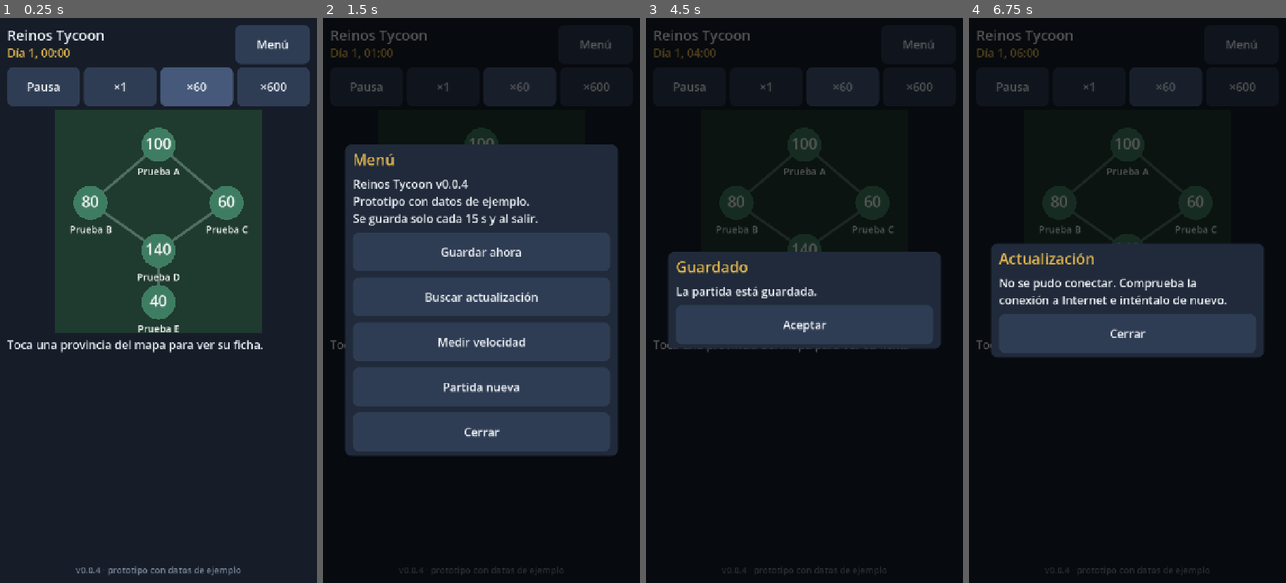
Above: before the commit, frames 1-4 (left to right).
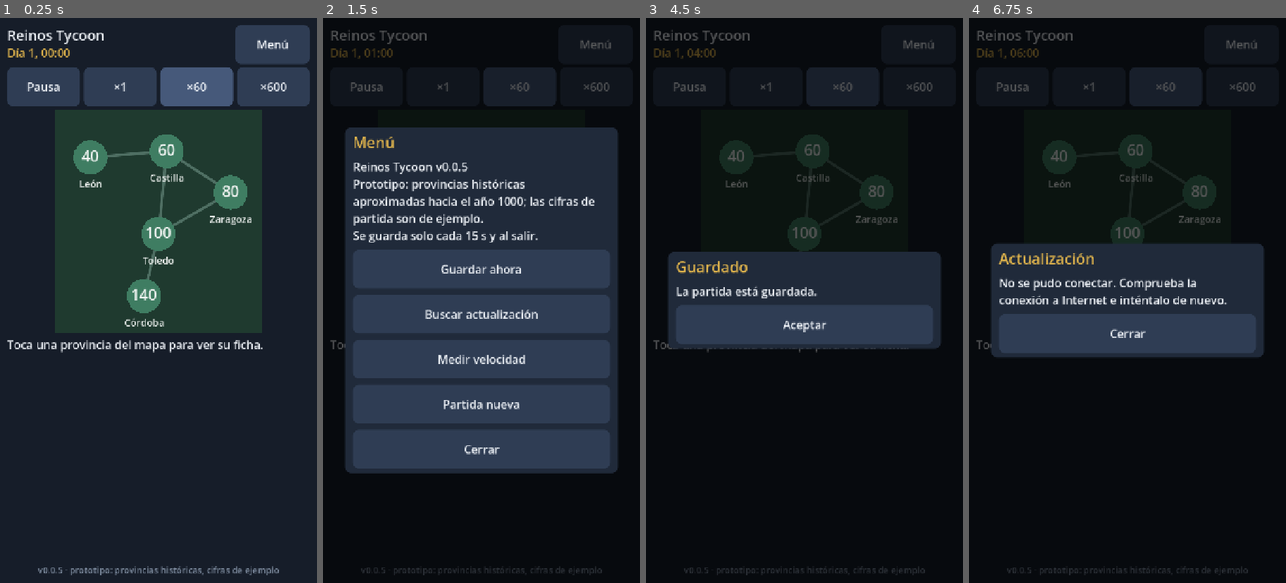
Above: after the commit, the same moments.

Repository: ElProyecto91/reinos-tycoon
Game: Godot game, scene res://main.tscn
Two runs of this game, one before a commit and one after it. Both use one fixed random seed, a clock stepped at 60 frames per second and the inputs below.
Inputs:
- Up to frame 1 (0.25 s): no input
- Up to frame 2 (1.5 s): click "Menú" at 0.5 s; click "Pausa" at 1.25 s
- Up to frame 3 (4.5 s): click "×1" at 2 s; click "×60" at 2.75 s; click "×600" at 3.5 s; click "Guardar ahora" at 4.25 s
- Up to frame 4 (6.75 s): click "Aceptar" at 5 s; click "Menú" at 5.75 s; click "Buscar actualización" at 6.5 s

The runs differ from the first frame. In frame 1, 5.2% of the frame differs, in the area x 12-88%, y 19-99%; in frame 2, 19%, in the area x 7-93%, y 19-99%; in frame 3, 1.1%; in frame 4, 1.0%.

Commit message:
feat: mapa historico (Toledo, Zaragoza, Castilla, Cordoba, Leon) y guardados de otro mapa apartados (D-021, D-024)
- data/map.json con provincias historicas aproximadas hacia julio del ano 1000;
  cifras de partida como parametros de juego.
- Al arrancar, un guardado cuyas provincias no coinciden con las del mapa se aparta
  sin borrarlo y se empieza una partida nueva avisando.
- Version 0.0.5 y pie de pantalla actualizado.

Co-Authored-By: Claude Sonnet 5.5 <noreply@anthropic.com>
Claude-Session: https://claude.ai/code/session_01F3svmTWRPqCwyJWkqEMEhm

Diff:
--- a/game/data/map.json
+++ b/game/data/map.json
@@ -1,13 +1,13 @@
 {
 	"format_version": 1,
-	"status": "MAPA DE EJEMPLO del prototipo. Los nombres, posiciones y vecindades NO son históricos y no representan ninguna región real: la región del MVP aún no está investigada (D-005). Coordenadas en unidades de mapa (1000 de ancho por 1080 de alto). Cantidades en milésimas de unidad. Todos los valores son provisionales.",
+	"status": "Mapa del prototipo (D-021). Los nombres y la entidad política de cada provincia son históricos y aproximados, hacia julio del año 1000 (docs/REGION_IBERIA_1000.md, fuentes en docs/HISTORICAL_SOURCES.md). Las posiciones son esquemáticas, no están a escala y no son fronteras. Las poblaciones, los edificios y las existencias de partida son PARÁMETROS DE JUEGO provisionales, no datos históricos. Coordenadas en unidades de mapa (1000 de ancho por 1080 de alto). Cantidades en milésimas de unidad.",
 	"width": 1000,
 	"height": 1080,
 	"touch_radius": 110,
 	"provinces": [
 		{
-			"id": "prueba_a", "name": "Provincia de prueba A", "short": "Prueba A", "x": 500, "y": 170,
-			"neighbors": ["prueba_b", "prueba_c"],
+			"id": "toledo", "name": "Toledo", "short": "Toledo", "x": 500, "y": 600,
+			"neighbors": ["cordoba", "zaragoza", "castilla"],
 			"start": {
 				"population": 100,
 				"buildings": ["granary", "farm", "farm", "mill", "bakery", "woodcutter"],
@@ -15,8 +15,8 @@
 			}
 		},
 		{
-			"id": "prueba_b", "name": "Provincia de prueba B", "short": "Prueba B", "x": 170, "y": 450,
-			"neighbors": ["prueba_a", "prueba_d"],
+			"id": "zaragoza", "name": "Zaragoza", "short": "Zaragoza", "x": 850, "y": 400,
+			"neighbors": ["toledo", "castilla"],
 			"start": {
 				"population": 80,
 				"buildings": ["granary", "farm", "farm", "farm", "mill"],
@@ -24,8 +24,8 @@
 			}
 		},
 		{
-			"id": "prueba_c", "name": "Provincia de prueba C", "short": "Prueba C", "x": 830, "y": 450,
-			"neighbors": ["prueba_a", "prueba_d"],
+			"id": "castilla", "name": "Condado de Castilla", "short": "Castilla", "x": 540, "y": 200,
+			"neighbors": ["toledo", "zaragoza", "leon"],
 			"start": {
 				"population": 60,
 				"buildings": ["granary", "woodcutter", "woodcutter", "farm"],
@@ -33,8 +33,8 @@
 			}
 		},
 		{
-			"id": "prueba_d", "name": "Provincia de prueba D", "short": "Prueba D", "x": 500, "y": 680,
-			"neighbors": ["prueba_b", "prueba_c", "prueba_e"],
+			"id": "cordoba", "name": "Córdoba", "short": "Córdoba", "x": 430, "y": 900,
+			"neighbors": ["toledo"],
 			"start": {
 				"population": 140,
 				"buildings": ["granary", "farm", "farm", "mill", "bakery", "woodcutter", "house", "house"],
@@ -42,8 +42,8 @@
 			}
 		},
 		{
-			"id": "prueba_e", "name": "Provincia de prueba E", "short": "Prueba E", "x": 500, "y": 930,
-			"neighbors": ["prueba_d"],
+			"id": "leon", "name": "Reino de León", "short": "León", "x": 170, "y": 230,
+			"neighbors": ["castilla"],
 			"start": {
 				"population": 40,
 				"buildings": ["farm", "woodcutter"],
--- a/game/project.godot
+++ b/game/project.godot
@@ -6,7 +6,7 @@
 [application]
 
 config/name="Reinos Tycoon"
-config/version="0.0.4"
+config/version="0.0.5"
 config/icon="res://icon.svg"
 run/main_scene="res://main.tscn"
 config/features=PackedStringArray("4.7", "GL Compatibility")
--- a/game/scripts/main.gd
+++ b/game/scripts/main.gd
@@ -143,7 +143,7 @@
 	_panel.changed.connect(_on_panel_changed)
 
 	_version_label = Label.new()
-	_version_label.text = "v%s · prototipo con datos de ejemplo" % game_version
+	_version_label.text = "v%s · prototipo: provincias históricas, cifras de ejemplo" % game_version
 	_version_label.add_theme_font_size_override("font_size", 20)
 	_version_label.add_theme_color_override("font_color", COLOR_TEXT_DISABLED)
 	_version_label.horizontal_alignment = HORIZONTAL_ALIGNMENT_CENTER
@@ -272,7 +272,7 @@
 
 
 func _on_menu_pressed() -> void:
-	_show_modal("Menú", "Reinos Tycoon v%s\nPrototipo con datos de ejemplo.\nSe guarda solo cada %d s y al salir." % [game_version, int(AUTOSAVE_SECONDS)], [
+	_show_modal("Menú", "Reinos Tycoon v%s\nPrototipo: provincias históricas aproximadas hacia el año 1000; las cifras de partida son de ejemplo.\nSe guarda solo cada %d s y al salir." % [game_version, int(AUTOSAVE_SECONDS)], [
 		{"text": "Guardar ahora", "action": _on_save_pressed},
 		{"text": "Buscar actualización", "action": _on_update_pressed},
 		{"text": "Medir velocidad", "action": _on_measure_pressed},
--- a/game/scripts/sim/game_session.gd
+++ b/game/scripts/sim/game_session.gd
@@ -51,12 +51,19 @@
 	if any_file:
 		var loaded: Dictionary = SaveGameScript.read_file(data, save_path)
 		if loaded["ok"]:
-			world = loaded["world"]
-			notice = loaded["warning"]
-			last_report = OfflineScript.settle(world, loaded["saved_at"], now)
-			stamp = last_report["new_saved_at"]
-			return true
-		var kept := _set_aside_broken_files(now)
+			var mismatch := _map_mismatch(loaded["world"])
+			if mismatch == "":
+				world = loaded["world"]
+				notice = loaded["warning"]
+				last_report = OfflineScript.settle(world, loaded["saved_at"], now)
+				stamp = last_report["new_saved_at"]
+				return true
+			# Un guardado de otro mapa no se puede mostrar (las provincias no coinciden):
+			# se aparta entero, sin borrarlo, y se empieza una partida nueva.
+			var kept_old := _set_aside_files(now, "mapa-anterior")
+			notice = "La partida guardada es de otro mapa (%s). Se conservó una copia en %s y se empezó una partida nueva." % [mismatch, kept_old]
+			return new_game(now)
+		var kept := _set_aside_files(now, "danada")
 		notice = "No se pudo leer la partida guardada (%s). Se conservó una copia en %s y se empezó una partida nueva." % [loaded["error"], kept]
 	return new_game(now)
 
@@ -105,8 +112,24 @@
 	return "Día %d, %02d:00" % [steps / 24 + 1, steps % 24]
 
 
-func _set_aside_broken_files(now: int) -> String:
-	var target := "%s.danada-%d" % [save_path, now]
+## Texto vacío si las provincias del guardado son exactamente las del mapa; si no, cuáles difieren.
+func _map_mismatch(saved_world) -> String:
+	var saved_ids: Array[String] = []
+	for province in saved_world.provinces:
+		saved_ids.append(province.id)
+	var map_ids: Array[String] = []
+	for entry in map.provinces:
+		map_ids.append(entry["id"])
+	saved_ids.sort()
+	map_ids.sort()
+	if saved_ids == map_ids:
+		return ""
+	return "provincias guardadas: %s; provincias del mapa: %s" % [", ".join(saved_ids), ", ".join(map_ids)]
+
+
+## Aparta los archivos de guardado con otro nombre (no se borran). `label` va en el nombre.
+func _set_aside_files(now: int, label: String) -> String:
+	var target := "%s.%s-%d" % [save_path, label, now]
 	for suffix in ["", ".bak"]:
 		var source: String = save_path + suffix
 		if FileAccess.file_exists(source):
--- a/game/tests/test_map.gd
+++ b/game/tests/test_map.gd
@@ -45,8 +45,8 @@
 	assert_true(map.load_defaults(data), "el mapa por defecto debe cargarse: %s" % _errors_text(map))
 	assert_eq(map.provinces.size(), 5, "5 provincias (prototipo)")
 	assert_true(map.provinces.size() <= 20, "dentro del máximo del MVP")
-	assert_eq(map.find("prueba_a")["name"], "Provincia de prueba A", "nombre de ejemplo, sin pretensión histórica")
-	assert_eq(typeof(map.find("prueba_a")["x"]), TYPE_INT, "coordenadas enteras")
+	assert_eq(map.find("toledo")["name"], "Toledo", "nombre histórico aproximado (docs/REGION_IBERIA_1000.md)")
+	assert_eq(typeof(map.find("toledo")["x"]), TYPE_INT, "coordenadas enteras")
 	assert_eq(map.find("no_existe"), {}, "id desconocido: vacío")
 	done()
 
@@ -58,7 +58,7 @@
 	for p in map.provinces:
 		for n in map.neighbors_of(p["id"]):
 			assert_true(p["id"] in map.neighbors_of(n), "%s y %s son vecinas en los dos sentidos" % [p["id"], n])
-	assert_eq(map.neighbors_of("prueba_e"), ["prueba_d"], "E solo toca a D")
+	assert_eq(map.neighbors_of("leon"), ["castilla"], "León solo toca a Castilla")
 	assert_eq(map.neighbors_of("no_existe"), [], "desconocida: sin vecinos")
 	done()
 
@@ -67,10 +67,10 @@
 	var data = new_data()
 	var map = _new_map()
 	map.load_defaults(data)
-	var a: Dictionary = map.find("prueba_a")
-	assert_eq(map.province_at(a["x"], a["y"]), "prueba_a", "tocar el centro")
-	assert_eq(map.province_at(a["x"] + 80, a["y"] - 70), "prueba_a", "tocar cerca del centro")
-	assert_eq(map.province_at(a["x"] + map.touch_radius, a["y"]), "prueba_a", "justo en el borde del radio")
+	var a: Dictionary = map.find("toledo")
+	assert_eq(map.province_at(a["x"], a["y"]), "toledo", "tocar el centro")
+	assert_eq(map.province_at(a["x"] + 80, a["y"] - 70), "toledo", "tocar cerca del centro")
+	assert_eq(map.province_at(a["x"] + map.touch_radius, a["y"]), "toledo", "justo en el borde del radio")
 	assert_eq(map.province_at(a["x"] + map.touch_radius + 1, a["y"]), "", "un punto más allá: nada")
 	assert_eq(map.province_at(0, 0), "", "esquina vacía del mapa")
 	assert_eq(map.province_at(-500, 99999), "", "fuera del mapa: nada y sin fallar")
--- a/game/tests/test_session.gd
+++ b/game/tests/test_session.gd
@@ -95,6 +95,69 @@
 	done()
 
 
+## Escribe un guardado válido pero con las provincias dadas (como el de un mapa anterior).
+func _write_save_with_provinces(ids: Array[String]) -> String:
+	var data = new_data()
+	var old_world = load("res://scripts/sim/world.gd").new(data)
+	for id in ids:
+		old_world.add_province(id, "Provincia " + id, 100)
+	old_world.run_steps(5)
+	assert_eq(load("res://scripts/sim/save_game.gd").write_file(old_world, PATH, "0.0.test", T0), "", "se escribe el guardado de prueba")
+	return FileAccess.get_file_as_string(PATH)
+
+
+func _kept_copy_with_label(label: String) -> String:
+	for file_name in DirAccess.open(DIR).get_files():
+		if file_name.begins_with("partida.json.%s-" % label) and not file_name.ends_with(".bak"):
+			return FileAccess.get_file_as_string(DIR + "/" + file_name)
+	return "<<no hay copia>>"
+
+
+func test_save_from_another_map_is_set_aside_and_a_new_game_starts() -> void:
+	_clean()
+	var original := _write_save_with_provinces(["prueba_a", "prueba_b", "prueba_c", "prueba_d", "prueba_e"])
+	var s = _session()
+	assert_true(s.start(T0 + 100), "arranca igualmente: %s" % "\n".join(s.errors))
+	assert_true("otro mapa" in s.notice, "avisa: %s" % s.notice)
+	assert_eq(s.world.step_count, 0, "partida nueva")
+	var ids: Array[String] = []
+	for province in s.world.provinces:
+		ids.append(province.id)
+	ids.sort()
+	assert_eq(ids, ["castilla", "cordoba", "leon", "toledo", "zaragoza"], "las provincias son las del mapa actual")
+	assert_eq(s.last_report, {}, "sin ausencia que contar")
+	assert_true(not FileAccess.file_exists(PATH), "el guardado viejo ya no ocupa el sitio")
+	assert_eq(_kept_copy_with_label("mapa-anterior"), original, "se conserva el guardado viejo tal cual")
+	done()
+
+
+func test_save_with_a_missing_or_extra_province_is_also_set_aside() -> void:
+	_clean()
+	var original := _write_save_with_provinces(["toledo", "zaragoza", "castilla", "cordoba"])
+	var s = _session()
+	assert_true(s.start(T0), "arranca")
+	assert_true("otro mapa" in s.notice, "falta una provincia: %s" % s.notice)
+	assert_eq(s.world.provinces.size(), 5, "partida nueva con las 5 provincias")
+	assert_eq(_kept_copy_with_label("mapa-anterior"), original, "copia intacta")
+	_clean()
+	original = _write_save_with_provinces(["toledo", "zaragoza", "castilla", "cordoba", "leon", "pamplona"])
+	var t = _session()
+	assert_true(t.start(T0), "arranca")
+	assert_true("otro mapa" in t.notice, "sobra una provincia: %s" % t.notice)
+	done()
+
+
+func test_save_with_exactly_the_map_provinces_loads_normally() -> void:
+	_clean()
+	_write_save_with_provinces(["toledo", "zaragoza", "castilla", "cordoba", "leon"])
+	var s = _session()
+	assert_true(s.start(T0 + 600), "arranca")
+	assert_eq(s.notice, "", "sin avisos")
+	assert_eq(s.world.step_count, 5 + 10, "5 pasos guardados + 10 de ausencia (600 s)")
+	assert_eq(_kept_copy_with_label("mapa-anterior"), "<<no hay copia>>", "no se aparta nada")
+	done()
+
+
 func test_damaged_main_falls_back_to_backup_with_a_notice() -> void:
 	_clean()
 	var s = _session()
--- a/game/tests/test_ui_logic.gd
+++ b/game/tests/test_ui_logic.gd
@@ -130,10 +130,10 @@
 	_clean()
 	var main = _main()
 	var view = main._map_view
-	var a: Dictionary = main.session.map.find("prueba_a")
+	var a: Dictionary = main.session.map.find("toledo")
 	var edge: Vector2 = view.map_to_view(a["x"], a["y"]) + Vector2(main.session.map.touch_radius * view.view_scale() * 0.95, 0)
 	_tap(view, edge)
-	assert_eq(view.selected_id, "prueba_a", "cerca del borde de la zona de toque")
+	assert_eq(view.selected_id, "toledo", "cerca del borde de la zona de toque")
 	var outside: Vector2 = view.map_to_view(a["x"], a["y"]) + Vector2(main.session.map.touch_radius * view.view_scale() * 1.2, 0)
 	view.selected_id = ""
 	_tap(view, outside)
@@ -156,8 +156,8 @@
 func test_building_buttons_build_and_report() -> void:
 	_clean()
 	var main = _main()
-	var province = main.session.world.find_province("prueba_d")
-	main._on_province_selected("prueba_d")
+	var province = main.session.world.find_province("cordoba")
+	main._on_province_selected("cordoba")
 	var projects_before: int = province.projects.size()
 	var button: Button = main._panel.build_button("house")
 	assert_true(button != null and not button.disabled, "se puede construir una vivienda con recursos")
@@ -180,10 +180,10 @@
 func test_projects_limit_disables_the_buttons() -> void:
 	_clean()
 	var main = _main()
-	var province = main.session.world.find_province("prueba_d")
+	var province = main.session.world.find_province("cordoba")
 	province.store.seed_initial("wood", 20000)
 	province.store.seed_initial("coin", 50000)
-	main._on_province_selected("prueba_d")
+	main._on_province_selected("cordoba")
 	for i in range(main.session.data.rules["max_projects"]):
 		province.start_construction("house")
 	main._panel.refresh()
@@ -196,10 +196,10 @@
 func test_building_limit_disables_the_buttons_and_is_shown() -> void:
 	_clean()
 	var main = _main()
-	var province = main.session.world.find_province("prueba_d")
+	var province = main.session.world.find_province("cordoba")
 	province.store.seed_initial("wood", 20000)
 	province.store.seed_initial("coin", 50000)
-	main._on_province_selected("prueba_d")
+	main._on_province_selected("cordoba")
 	var limit: int = main.session.data.rules["max_buildings"]
 	while province.buildings.size() < limit:
 		province.add_building("house")
Not shown, changed: CHANGELOG.md
Not shown, changed: docs/REGION_IBERIA_1000.md
Not shown, changed: docs/decisiones.md
